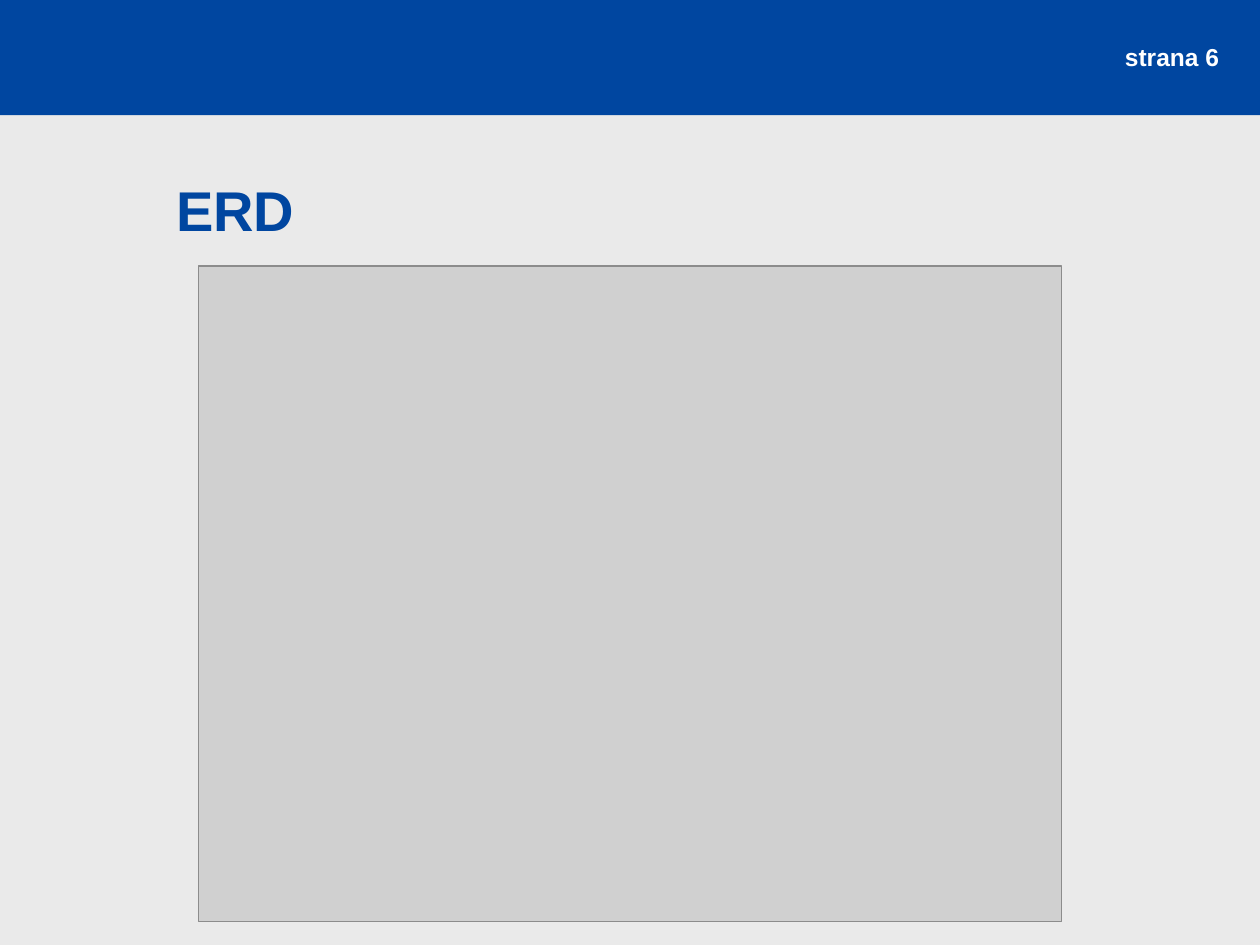
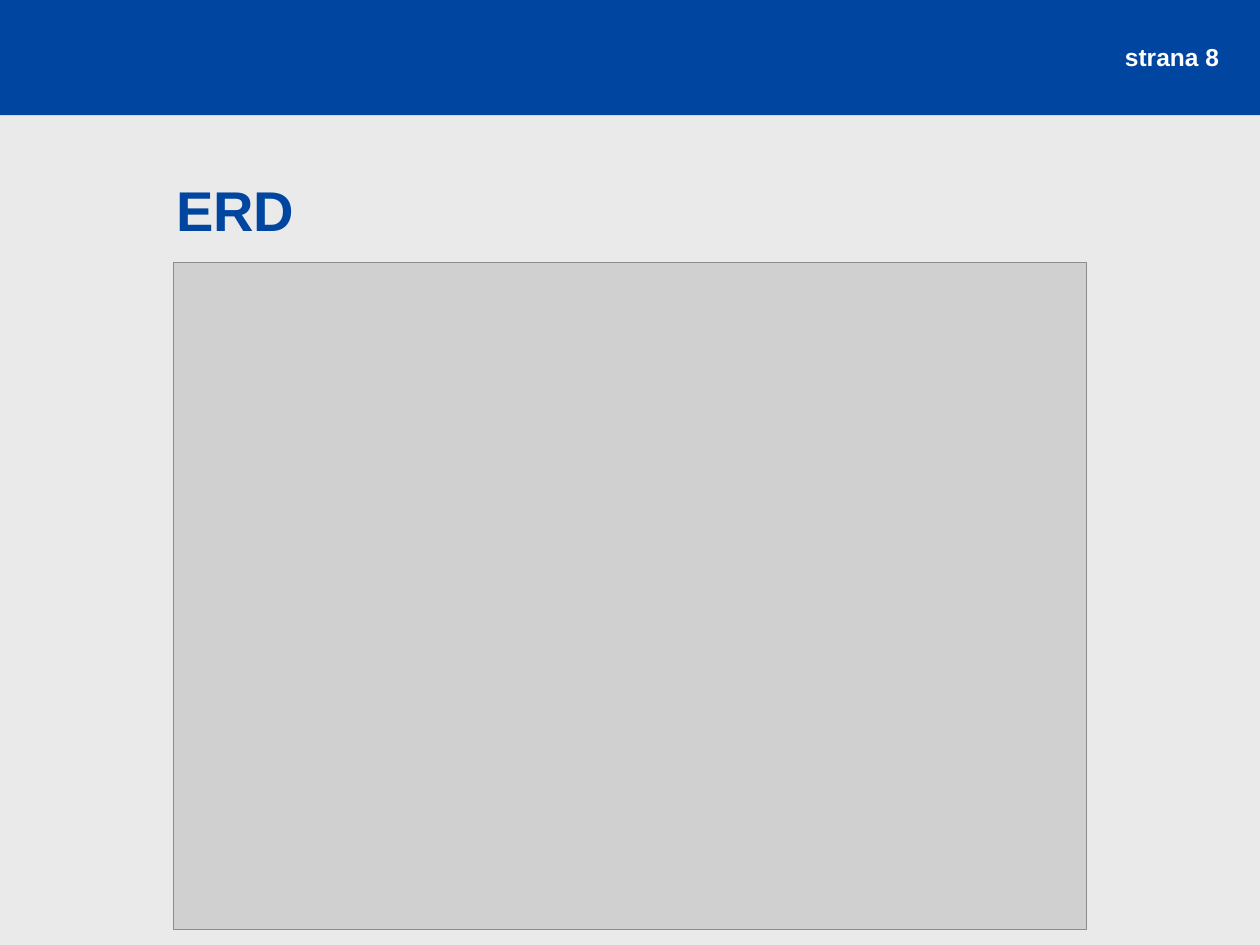
Before and after one commit to rajzik/databaze, a slide deck: slide 8 of prezentace.ppt (slide 6 before the commit). Drawn at 1260x945 pixels with LibreOffice and Linux fonts; fonts in the diff are those of the drawing; grey boxes stand for pictures. Boxes give left, top, right and bottom in pixels: in the first picture for what was removed or moved away, otherwise in the second. Text is boxed around its words. In the diff, an @@ line names an element or a change of style, - is before the commit and + after.

```diff
--- a/prezentace.ppt
+++ b/prezentace.ppt
@@ page number at (1125,49,1219,67): text changed @@
-strana 6
+strana 8
@@ picture: place and size @@
-picture at (198,266,1061,922)
+picture at (174,262,1086,930)
```
Also in this commit, not shown: 1 other slide changed, 8 slides added, 2 slides removed, 9 other files.
